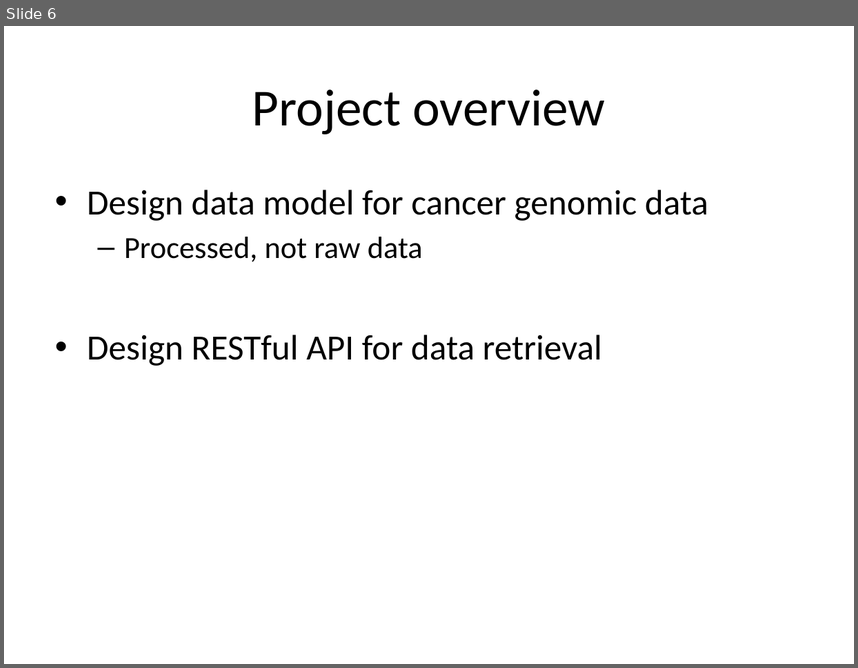
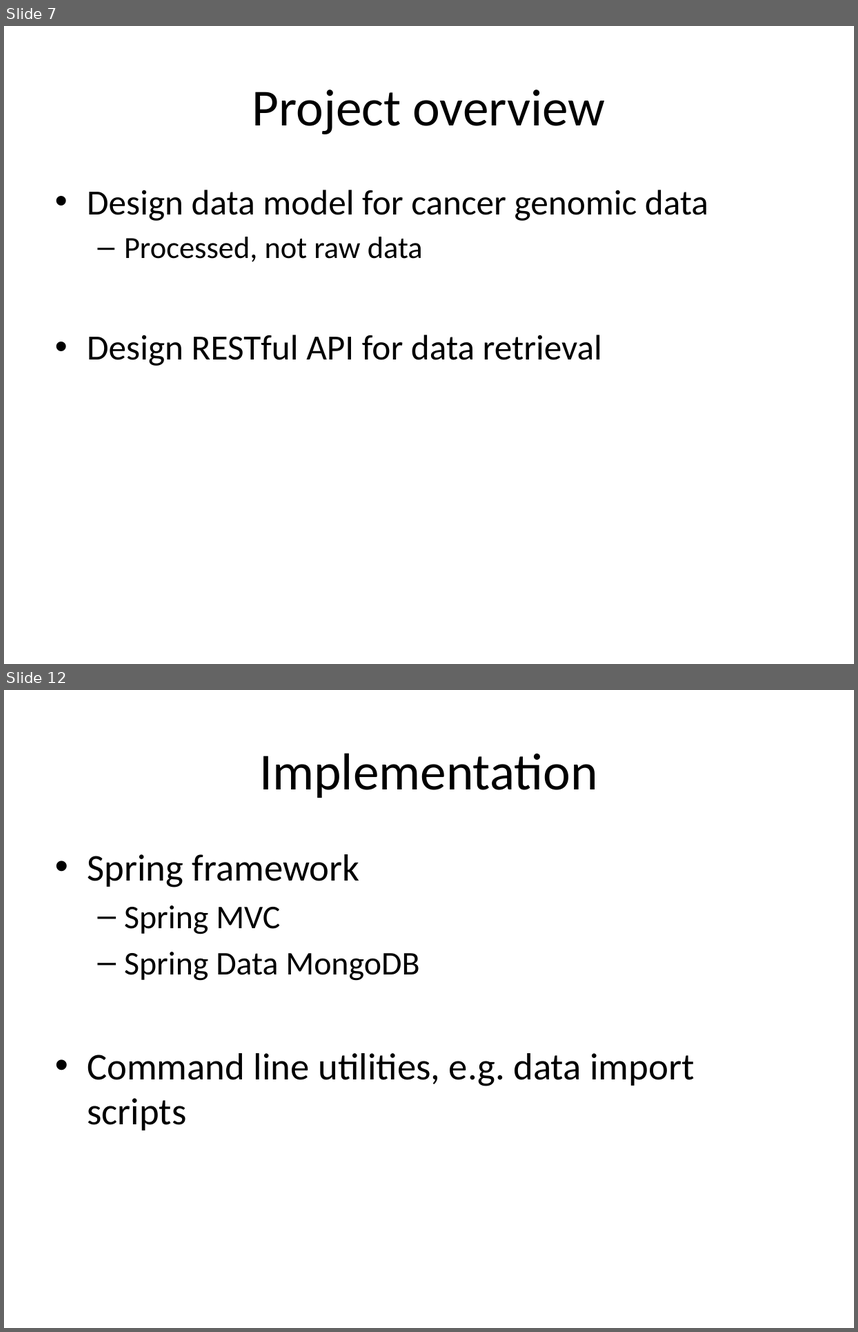
Before and after one commit to oncoblocks/gsoc-data-warehouse, a slide deck: docs/Gsoc_midterm_demo_070715.pptx. Shown one above the other, each under a label of ours: slide 6 before the commit, slides 7 and 12 after it; the slides between them are not shown. The pictures are 858x668 and 858x1332 pixels, drawn with LibreOffice and Linux fonts; fonts in the diff are those of the drawing. Boxes give left, top, right and bottom in pixels: in the first picture for what was removed or moved away, otherwise in the second. Text is boxed around its words. In the diff, an @@ line names an element or a change of style, - is before the commit and + after.

```diff
--- a/docs/Gsoc_midterm_demo_070715.pptx
+++ b/docs/Gsoc_midterm_demo_070715.pptx
@@ slide 12 added at (4,690,854,1328), background #FFFFFF @@
@@ title added at (259,753,597,798), 44 pt, text #000000 @@
+Implementation
@@ text added at (87,854,694,1130), 32 pt, text #000000 @@
+• Spring framework
+  – Spring MVC
+  – Spring Data MongoDB
+• Command line utilities, e.g. data import scripts
@@ what was slide 6 is now slide 7 @@
```
Also in this commit, not shown: 4 slides changed, 6 other slides added, 2 other files.
